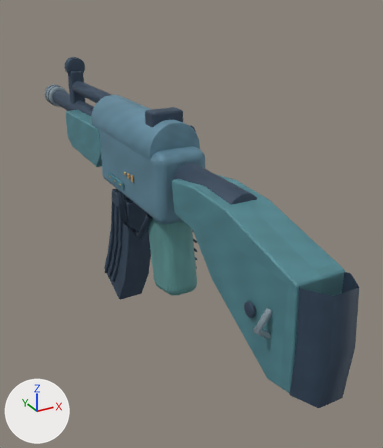
Renders of the glTF model models/csgo/anime-ak47.glb from each side of a commit.
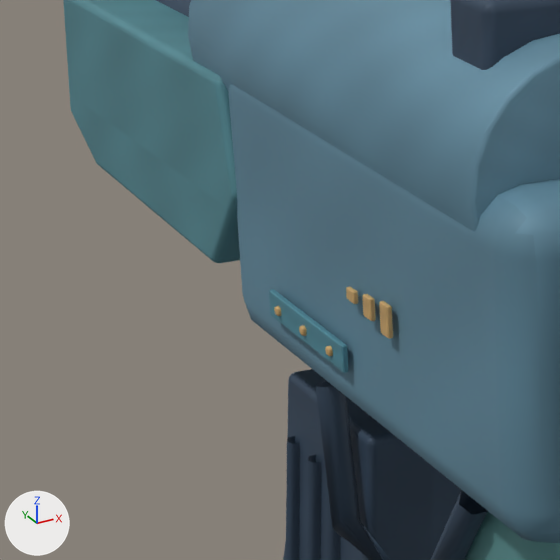
Old and new are each drawn whole from a 50 mm lens placed at (-0.313, -0.663, 0.247), pointed at (0.073, 0.038, -0.104) and again close up on the part from 14% to 44% of the width and 25% to 51% of the height. Lighting does not change. The marker at lower left points along +X, +Y and +Z. The last two pictures show the newer version. Where no turn or scale is listed for an object, it has been applied to the vertices. Vertices at exactly the same position are counted once.

The first close-up shows 'magazine_Parkerized steel', 'weapon_Etched brass detail', 'weapon_Inset blue ceramic', 'weapon_Parkerized steel', 'weapon_Walnut laminate', 'weapon_Weapon finish / Parkerized steel', 'weapon_Weapon finish / Walnut laminate'.
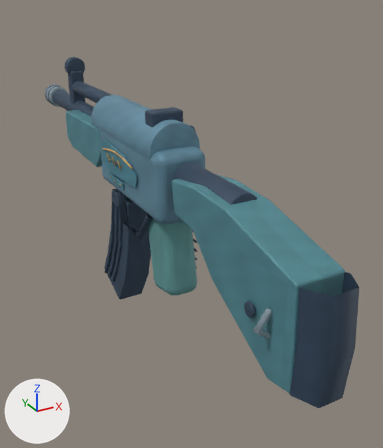
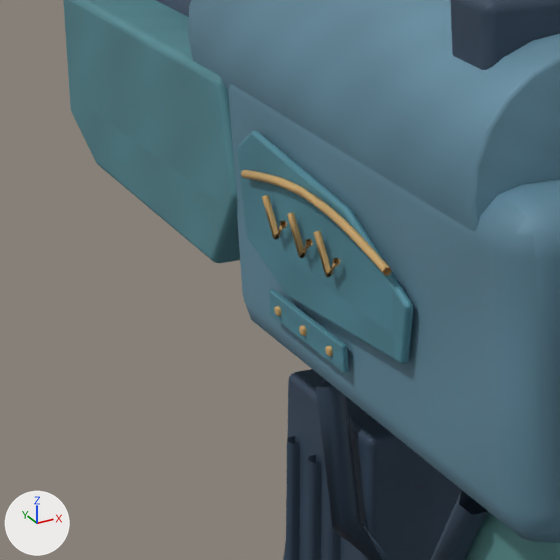
Where the newer file only moved an object's origin or applied its transform, the numbers keep the older frame.

Changed parts and their boxes [x1, y1, x2, y2] in the close-ups (560 x 560 px):
'weapon_Inset blue ceramic', reshaped
    before: [269, 289, 348, 373]
    after: [237, 131, 414, 373]
'weapon_Etched brass detail', reshaped
    before: [274, 287, 393, 356]
    after: [241, 170, 392, 356]
part 1 of me_cube_033, added
    after: [241, 170, 392, 276]
part 2 of me_cube_033, added
    after: [262, 195, 287, 239]
part 3 of me_cube_033, added
    after: [287, 212, 313, 258]
part 4 of me_cube_033, added (brown)
    after: [314, 231, 340, 277]
part 5 of me_cube_036, added (cyan)
    after: [237, 131, 414, 364]

The edits, one by one:
me_cube_033 is used by ob_weapon_etched_brass_detail; location (-0.04, 0.035, 0.002).
me_cube_033 had 1152 vertices, 2256 faces and spanned x -0.0025..0.0825, y -0.029..0.0635, z -0.0245..0.005.
me_cube_033 now has 1488 vertices, 2832 faces and spans x -0.0052..0.0852, y -0.0362..0.0812, z -0.028..0.0264.
me_cube_033 part 1: a new loose piece of 114 vertices spanning x -0.0044..-0.0016, y -0.0362..0.0812, z 0.0168..0.0264, in mat_etched_brass_detail (picture img_painted_etched_brass_detail).
me_cube_033 part 2: a new loose piece of 18 vertices spanning x -0.0052..-0.0028, y 0.0443..0.0608, z 0.004..0.0166, in mat_etched_brass_detail (picture img_painted_etched_brass_detail).
me_cube_033 part 3: a new loose piece of 18 vertices spanning x -0.0052..-0.0028, y 0.0223..0.0388, z 0.004..0.0166, in mat_etched_brass_detail (picture img_painted_etched_brass_detail).
me_cube_033 part 4: a new loose piece of 18 vertices spanning x -0.0052..-0.0028, y 0.0003..0.0168, z 0.004..0.0166, in mat_etched_brass_detail (picture img_painted_etched_brass_detail).
Other edits to the shape of me_cube_033 do not show in these pictures.
me_cube_036 is used by ob_weapon_inset_blue_ceramic; location (-0.04, 0.075, -0.021).
me_cube_036 had 192 vertices, 376 faces and spanned x -0.001..0.081, y -0.0315..0.0315, z -0.0045..0.0045.
me_cube_036 now has 447 vertices, 878 faces and spans x -0.0015..0.0815, y -0.0846..0.0528, z -0.025..0.0559.
me_cube_036 part 5: a new loose piece of 136 vertices spanning x -0.0015..0.0015, y -0.0846..0.0528, z 0.007..0.0559, in mat_inset_blue_ceramic (picture img_painted_inset_blue_ceramic).
Other edits to the shape of me_cube_036 do not show in these pictures.
